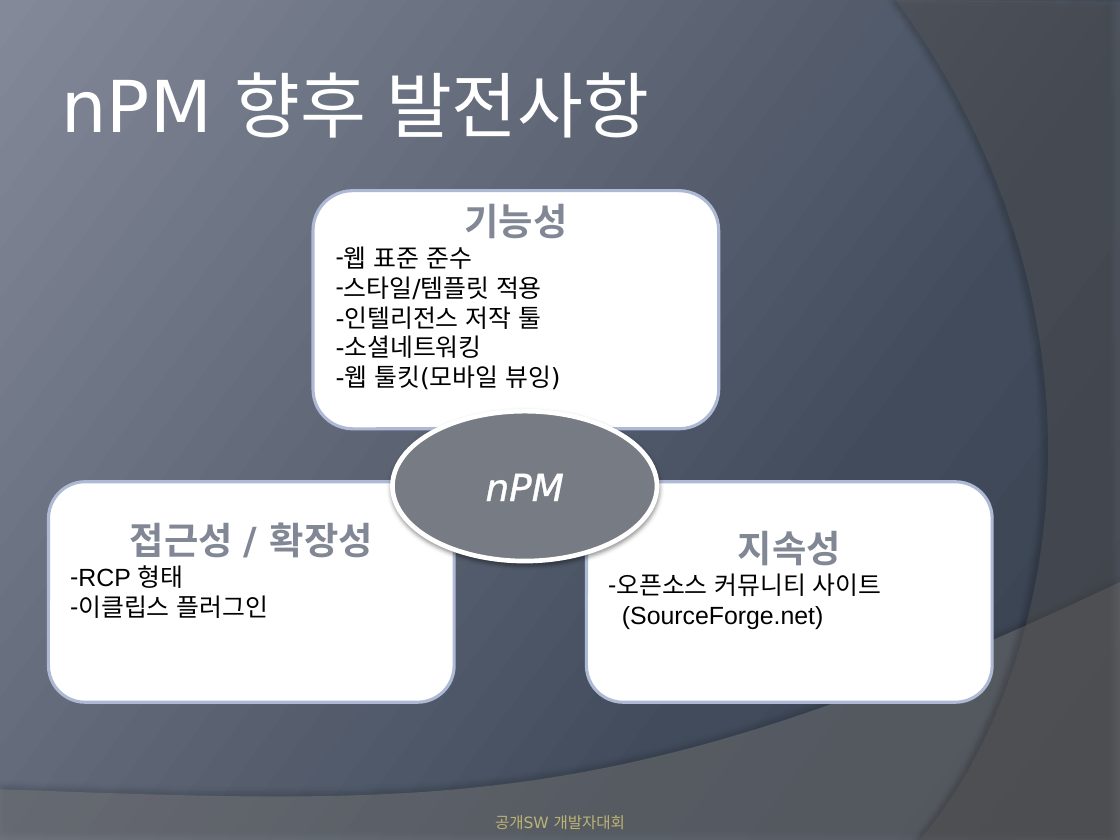
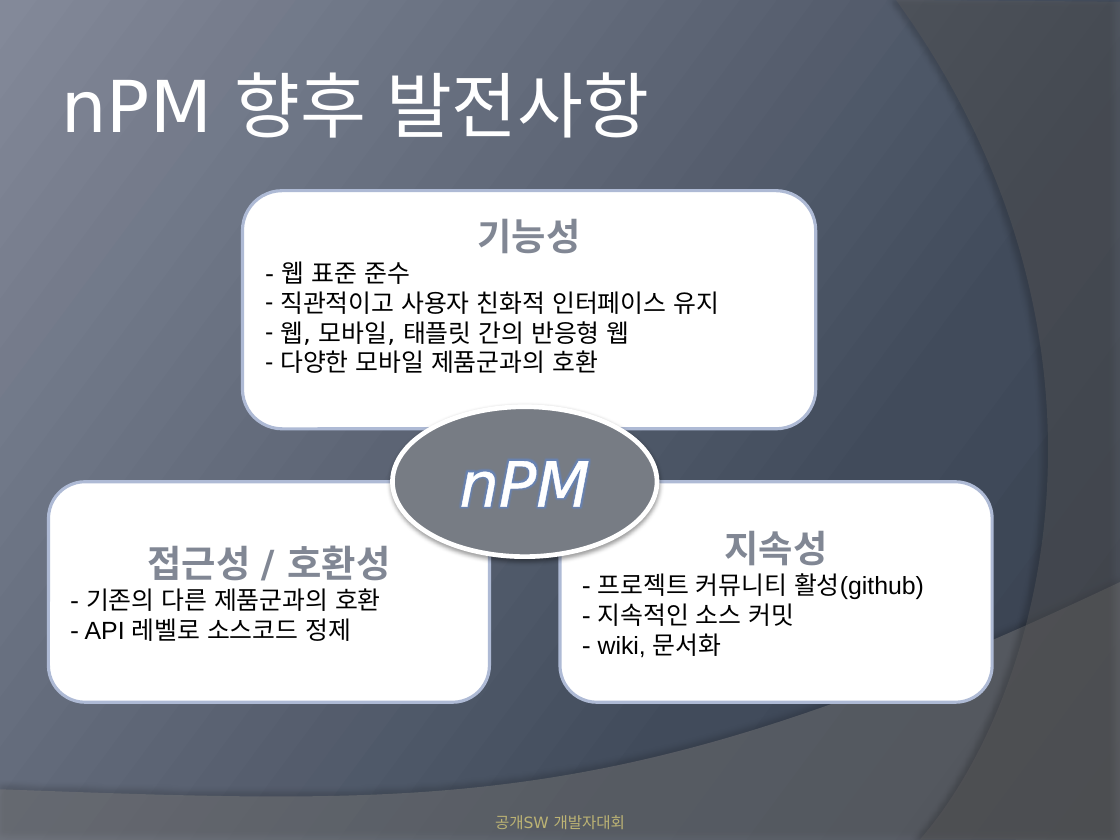
Before and after one commit to nPMbynPM/nPM, a slide deck: slide 13 of nPMCore/document/nPM_N 스크린을 위한 클라우드 기반의 소셜 프로젝트 매니지먼트.pptx. Drawn at 1120x840 pixels with LibreOffice and Linux fonts; fonts in the diff are those of the drawing. Boxes give left, top, right and bottom in pixels: in the first picture for what was removed or moved away, otherwise in the second. Text is boxed around its words. In the diff, an @@ line names an element or a change of style, - is before the commit and + after.

```diff
--- a/nPMCore/document/nPM_N 스크린을 위한 클라우드 기반의 소셜 프로젝트 매니지먼트.pptx
+++ b/nPMCore/document/nPM_N 스크린을 위한 클라우드 기반의 소셜 프로젝트 매니지먼트.pptx
@@ rounded rectangle "기능성": place and size @@
-rounded rectangle "기능성" at box(314, 190, 719, 429)
+rounded rectangle "기능성" at box(243, 190, 816, 429)
@@ text in rounded rectangle at box(280, 261, 719, 373): text changed @@
-– 웹 표준 준수
-– 스타일/템플릿 적용
--인텔리전스 저작 툴
--소셜네트워킹
--웹 툴킷(모바일 뷰잉)
+- 웹 표준 준수
+– 직관적이고 사용자 친화적 인터페이스 유지
+– 웹, 모바일, 태플릿 간의 반응형 웹
+– 다양한 모바일 제품군과의 호환
@@ ellipse "nPM": place and size @@
-ellipse "nPM" at box(392, 411, 656, 561)
+ellipse "nPM" at box(392, 407, 656, 557)
@@ ellipse "nPM" at box(392, 407, 656, 557): size 24 to 40 pt @@
@@ rounded rectangle "접근성 / 호환성": place and size @@
-rounded rectangle "접근성 / 호환성" at box(48, 482, 454, 702)
+rounded rectangle "접근성 / 호환성" at box(48, 482, 489, 702)
@@ rounded rectangle "지속성": place and size @@
-rounded rectangle "지속성" at box(587, 482, 992, 702)
+rounded rectangle "지속성" at box(560, 482, 992, 702)
@@ text in rounded rectangle at box(85, 545, 390, 641): text changed @@
-접근성 / 확장성
-– RCP 형태
-– 이클립스 플러그인
+접근성 / 호환성
+- 기존의 다른 제품군과의 호환
+- API 레벨로 소스코드 정제
@@ text in rounded rectangle at box(598, 573, 924, 658): text changed @@
-– 오픈소스 커뮤니티 사이트
-(SourceForge.net)
+- 프로젝트 커뮤니티 활성(github)
+- 지속적인 소스 커밋
+- wiki, 문서화
```
Also in this commit, not shown: 5 other slides changed.
